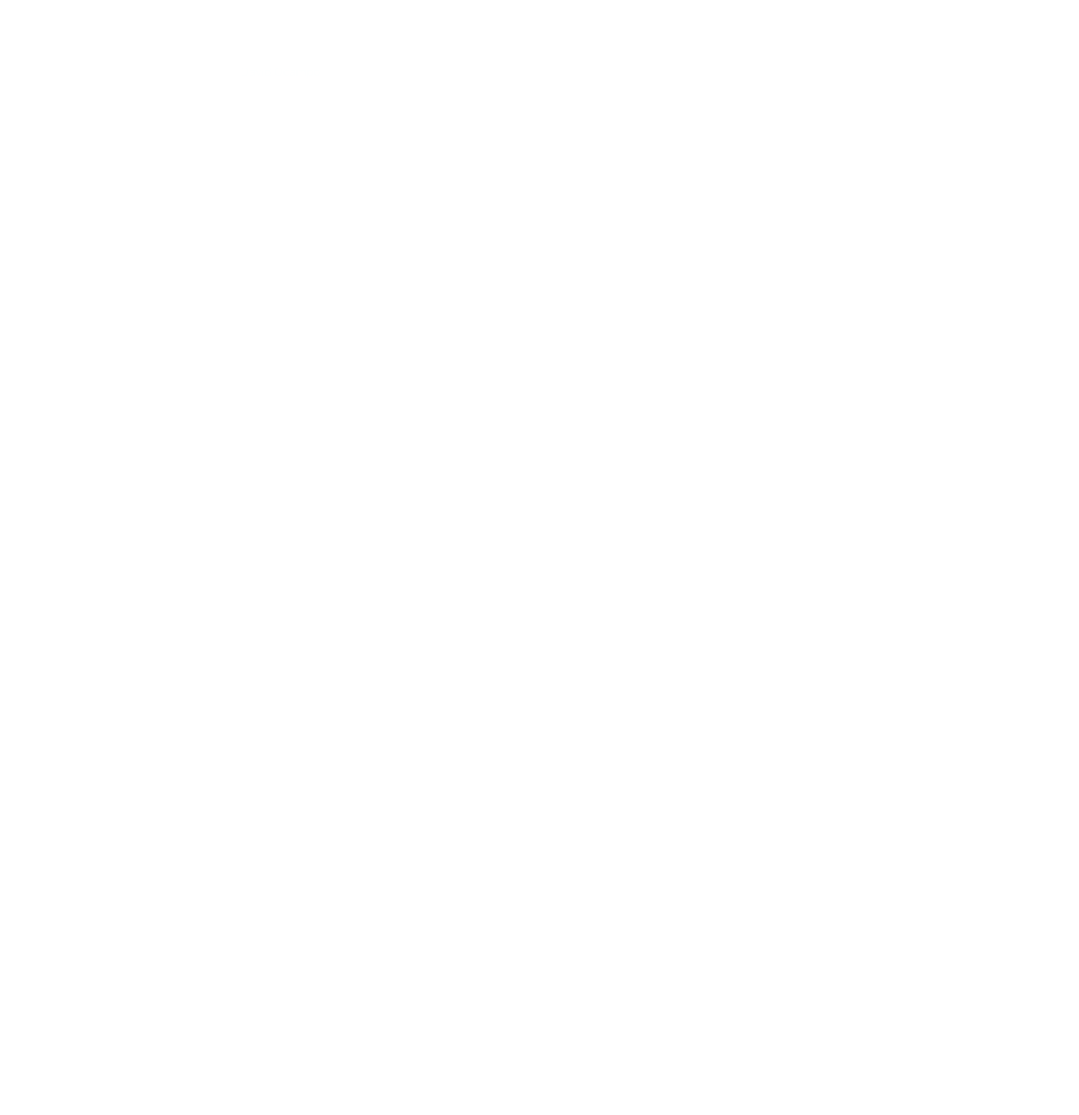
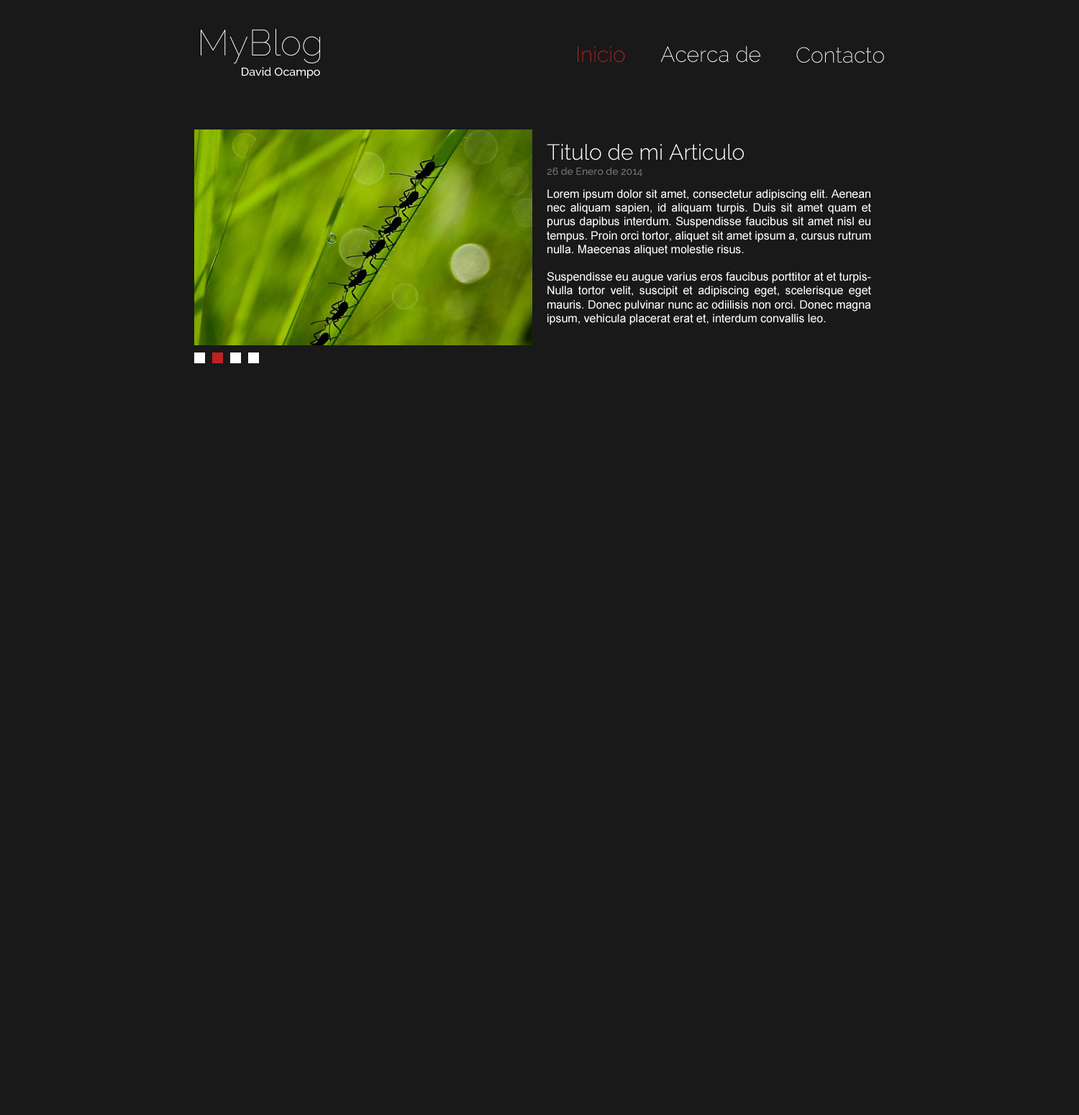
Revision of a layered 1079 x 1115 image; what changed, layer by layer:
added group "Menu" with 3 layers in group "Header" over (x1=577, y1=46, x2=885, y2=64)
added layer "Inicio" in group "Menu" over (x1=577, y1=46, x2=626, y2=63)
added layer "Acerca de" in group "Menu" over (x1=660, y1=46, x2=761, y2=63)
added layer "Contacto" in group "Menu" over (x1=796, y1=46, x2=885, y2=64)
added group "Slider" with 11 layers in group "Header" over (x1=112, y1=113, x2=872, y2=365)
added layer "Lorem ipsum dolor sit amet, consectetur adipiscing elit. Aenean" in group "Slider" over (x1=546, y1=189, x2=872, y2=326)
added layer "26 de Enero de 2014" in group "Slider" over (x1=546, y1=166, x2=643, y2=177)
added layer "Titulo de mi Articulo" in group "Slider" over (x1=546, y1=143, x2=744, y2=161)
added group "Group 1" with 2 layers in group "Slider" over (x1=112, y1=113, x2=615, y2=365)
added layer "1200x600Nature" in group "Group 1" over (x1=112, y1=113, x2=615, y2=365)
added layer "Thumb" in group "Group 1" over (x1=194, y1=129, x2=533, y2=346)
added group "Pager" with 4 layers in group "Slider" over (x1=205, y1=352, x2=249, y2=364)
added layer "Layer 1 copy" in group "Pager" over (x1=212, y1=352, x2=224, y2=364)
